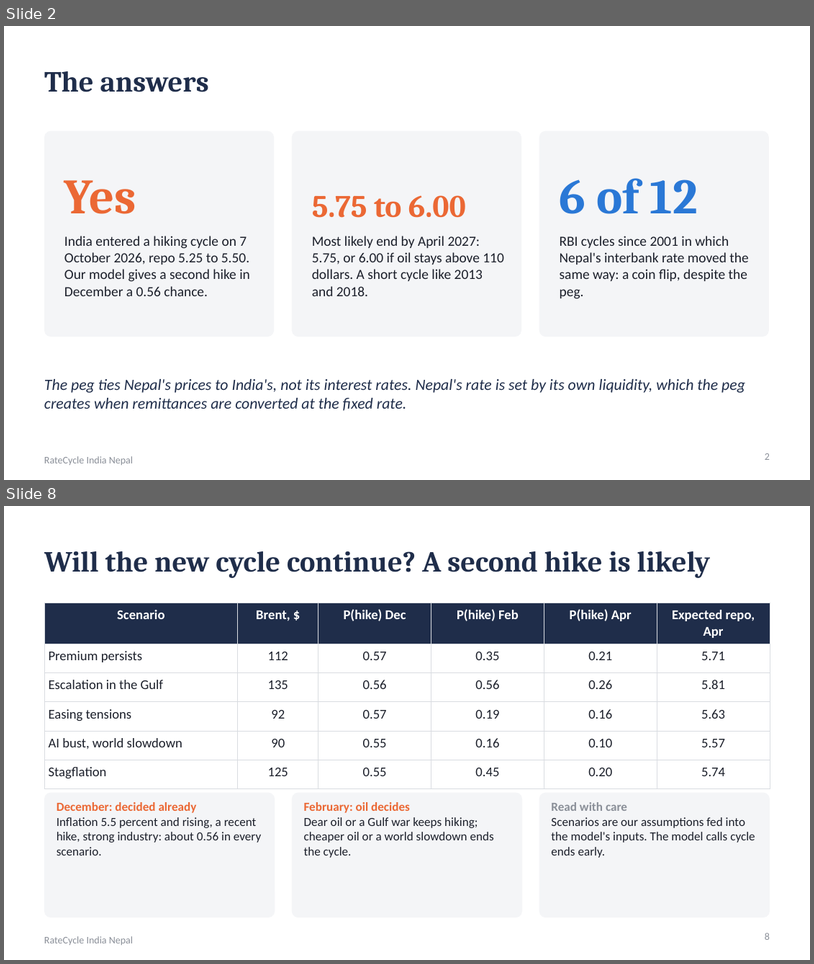
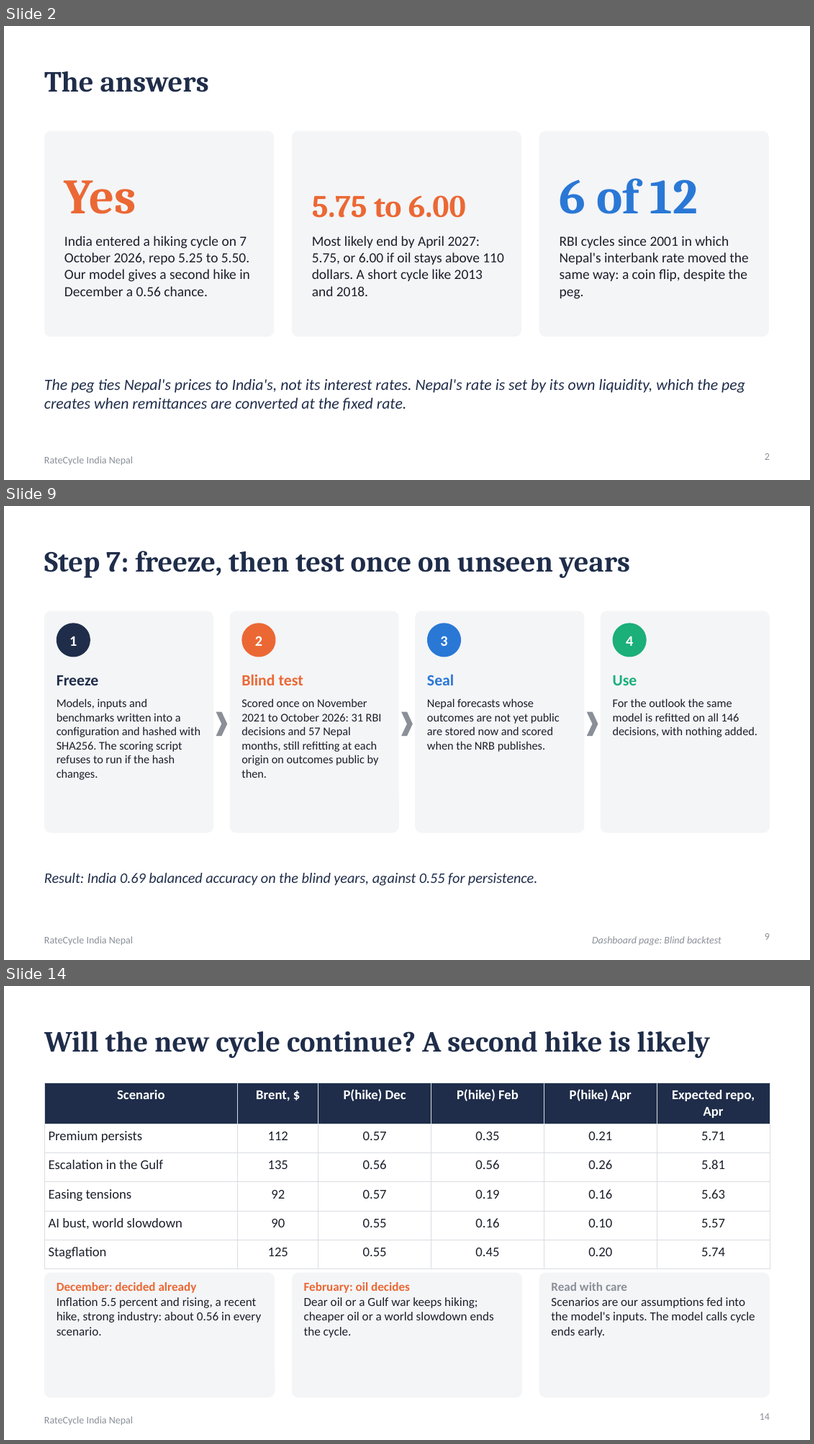
Before and after one commit to sakrit204-byte/interest_rate_cycle_prediction_for_india, a slide deck: reports/presentation/ratecycle_india_nepal.pptx. Shown one above the other, each under a label of ours: slides 2 and 8 before the commit, slides 2, 9 and 14 after it; the slides between them are not shown. The pictures are 814x964 and 814x1444 pixels, drawn with LibreOffice and Linux fonts; fonts in the diff are those of the drawing. Boxes give left, top, right and bottom in pixels: in the first picture for what was removed or moved away, otherwise in the second. Text is boxed around its words. In the diff, an @@ line names an element or a change of style, - is before the commit and + after.

Commit message:
Presentation: seven slides on the model training process

```diff
--- a/reports/presentation/ratecycle_india_nepal.pptx
+++ b/reports/presentation/ratecycle_india_nepal.pptx
@@ slide 9 added at box(4, 506, 810, 960), background #FFFFFF; not listed: 1 template element that a slide beside it also shows @@
@@ title added at box(44, 551, 630, 578), 26 pt, text #1F2D4A, bold @@
+Step 7: freeze, then test once on unseen years
@@ rounded rectangle added at box(44, 611, 214, 833), fill #F4F5F7 @@
@@ rounded rectangle added at box(230, 611, 399, 833), fill #F4F5F7 @@
@@ rounded rectangle added at box(415, 611, 584, 833), fill #F4F5F7 @@
@@ rounded rectangle added at box(601, 611, 770, 833), fill #F4F5F7 @@
@@ ellipse added at box(57, 623, 90, 656), fill #1F2D4A @@
@@ ellipse added at box(242, 623, 275, 656), fill #EB6834 @@
@@ ellipse added at box(427, 623, 461, 656), fill #2A78D6 @@
@@ ellipse added at box(613, 623, 647, 656), fill #1BAF7A @@
@@ text added at box(70, 636, 77, 646), 13 pt, text #FFFFFF, bold @@
+1
@@ text added at box(255, 636, 262, 646), 13 pt, text #FFFFFF, bold @@
+2
@@ text added at box(440, 636, 448, 646), 13 pt, text #FFFFFF, bold @@
+3
@@ text added at box(626, 636, 633, 646), 13 pt, text #FFFFFF, bold @@
+4
@@ text added at box(57, 675, 99, 685), 14 pt, text #1F2D4A, bold @@
+Freeze
@@ text added at box(242, 674, 304, 685), 14 pt, text #EB6834, bold @@
+Blind test
@@ text added at box(427, 674, 454, 685), 14 pt, text #2A78D6, bold @@
+Seal
@@ text added at box(613, 675, 638, 685), 14 pt, text #1BAF7A, bold @@
+Use
@@ text added at box(57, 698, 201, 780), 10.5 pt, text #1B1F2A @@
+Models, inputs and benchmarks written into a configuration and hashed with SHA256. The scoring script refuses to run if the hash changes.
@@ text added at box(242, 698, 382, 777), 10.5 pt, text #1B1F2A @@
+Scored once on November 2021 to October 2026: 31 RBI decisions and 57 Nepal months, still refitting at each origin on outcomes public by then.
@@ text added at box(427, 698, 560, 752), 10.5 pt, text #1B1F2A @@
+Nepal forecasts whose outcomes are not yet public are stored now and scored when the NRB publishes.
@@ text added at box(613, 698, 758, 737), 10.5 pt, text #1B1F2A @@
+For the outlook the same model is refitted on all 146 decisions, with nothing added.
@@ chevron added at box(216, 712, 227, 736), fill #8A8F98 @@
@@ chevron added at box(401, 712, 413, 736), fill #8A8F98 @@
@@ chevron added at box(587, 712, 598, 736), fill #8A8F98 @@
@@ text added at box(44, 872, 538, 885), 13 pt, text #1F2D4A, italic @@
+Result: India 0.69 balanced accuracy on the blind years, against 0.55 for persistence.
@@ text added at box(592, 936, 722, 945), 9 pt, text #8A8F98, italic @@
+Dashboard page: Blind backtest
@@ page number added at box(765, 933, 770, 939), 9 pt, text #8A8F98 @@
+9
@@ what was slide 8 is now slide 14 @@
@@ page number at box(760, 1413, 770, 1419): text changed @@
-8
+14
```
Also in this commit, not shown: 6 slides changed, 6 other slides added, 1 slide removed, 1 other file.
